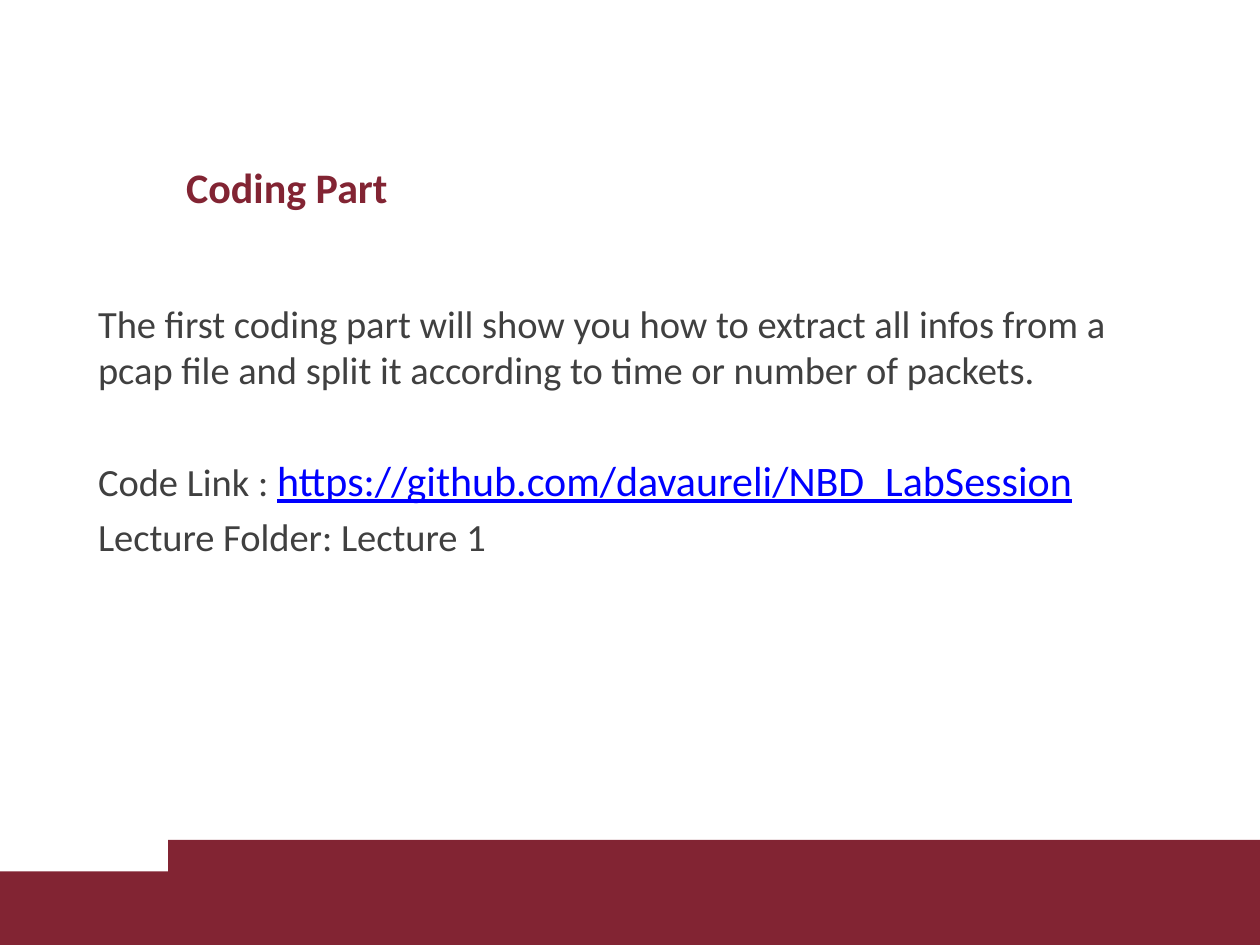
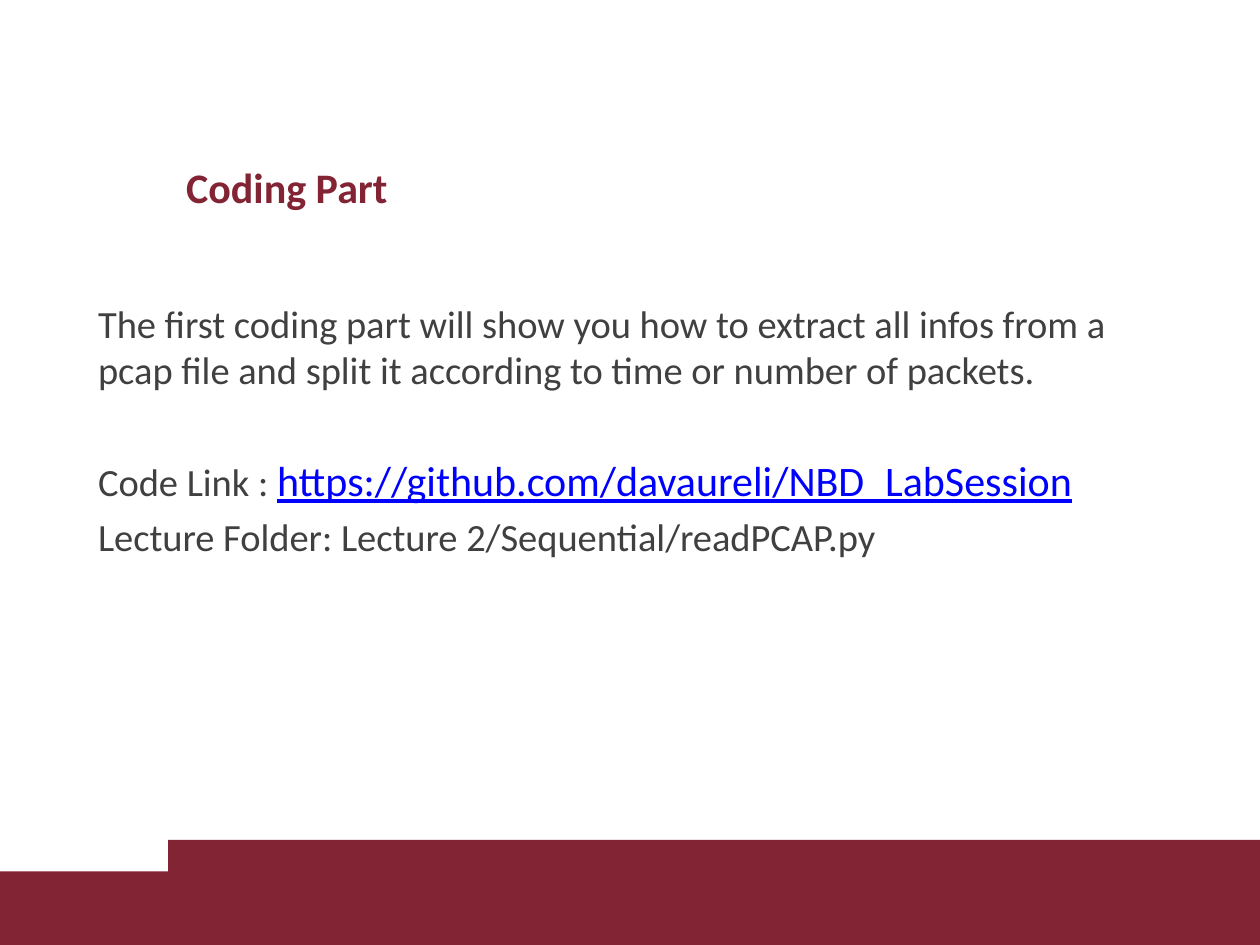
Before and after one commit to davaureli/NBD_LabSession, a slide deck: slide 8 of Lecture 2/Lecture 2.pptx. Drawn at 1260x945 pixels with LibreOffice and Linux fonts; fonts in the diff are those of the drawing; background and template pictures are left out. Boxes give left, top, right and bottom in pixels: in the first picture for what was removed or moved away, otherwise in the second. Text is boxed around its words. In the diff, an @@ line names an element or a change of style, - is before the commit and + after.

```diff
--- a/Lecture 2/Lecture 2.pptx
+++ b/Lecture 2/Lecture 2.pptx
@@ text at [98, 524, 875, 557]: text changed @@
-Lecture Folder: Lecture 1
+Lecture Folder: Lecture 2/Sequential/readPCAP.py
```
Also in this commit, not shown: 1 other slide changed.
